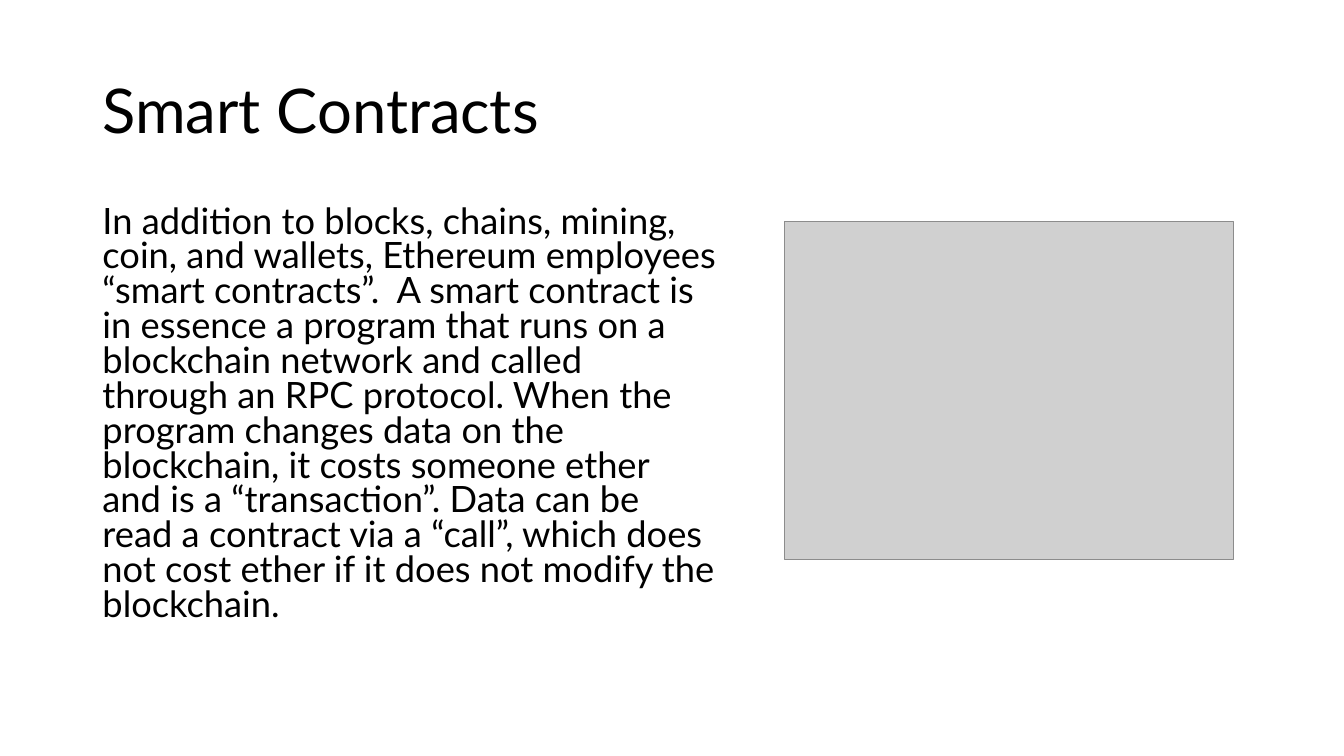
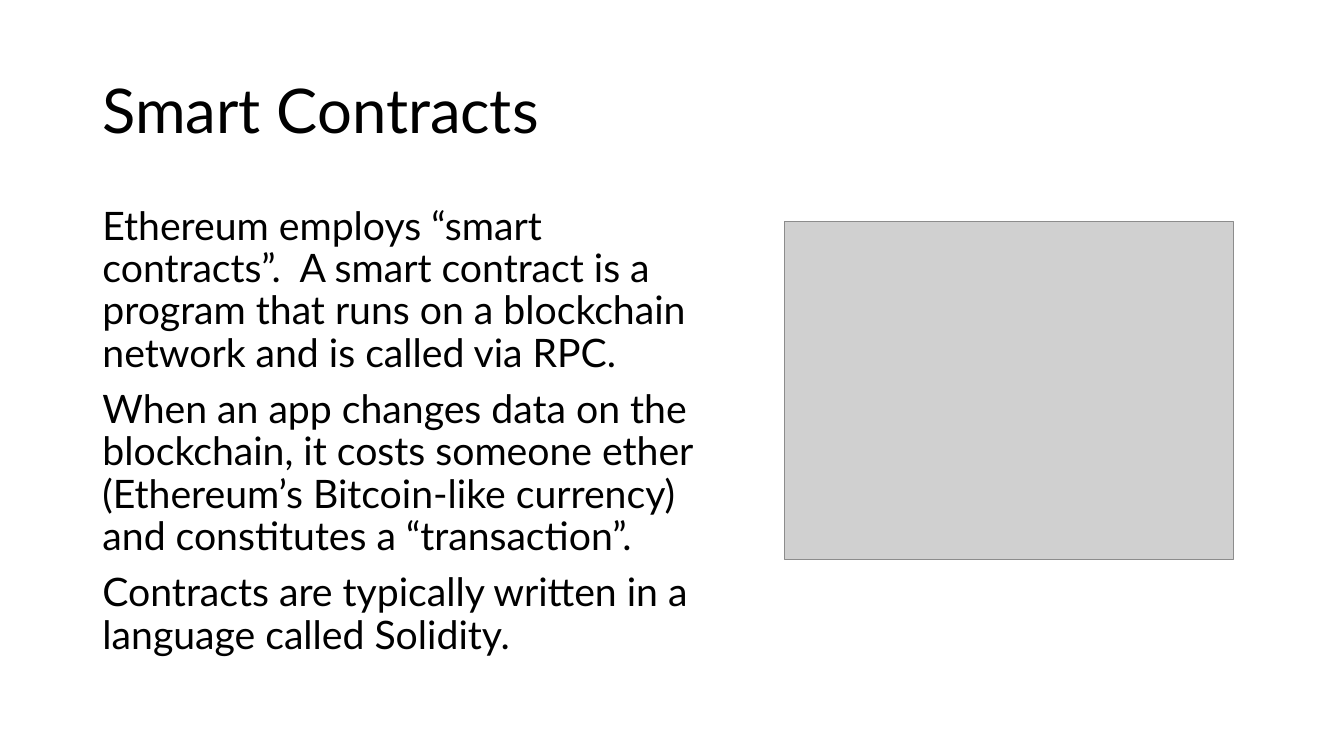
Before and after one commit to microsoft/AcademicContent, a slide deck: slide 8 of Workshop/19. Blockchain on Azure/Blockchain on Azure.pptx. Drawn at 1344x756 pixels with LibreOffice and Linux fonts; fonts in the diff are those of the drawing; grey boxes stand for pictures. Boxes give left, top, right and bottom in pixels: in the first picture for what was removed or moved away, otherwise in the second. Text is boxed around its words. In the diff, an @@ line names an element or a change of style, - is before the commit and + after.

Commit message:
Updated Blockchain slides

```diff
--- a/Workshop/19. Blockchain on Azure/Blockchain on Azure.pptx
+++ b/Workshop/19. Blockchain on Azure/Blockchain on Azure.pptx
@@ text at (102,210,693,656): text changed; size 25.9 to 28 pt @@
-In addition to blocks, chains, mining, coin, and wallets, Ethereum employees “smart contracts”. A smart contract is in essence a program that runs on a blockchain network and called through an RPC protocol. When the program changes data on the blockchain, it costs someone ether and is a “transaction”. Data can be read a contract via a “call”, which does not cost ether if it does not modify the blockchain.
+Ethereum employs “smart contracts”. A smart contract is a program that runs on a blockchain network and is called via RPC.
+When an app changes data on the blockchain, it costs someone ether (Ethereum’s Bitcoin-like currency) and constitutes a “transaction”.
+Contracts are typically written in a language called Solidity.
```
Also in this commit, not shown: 12 other slides changed.
